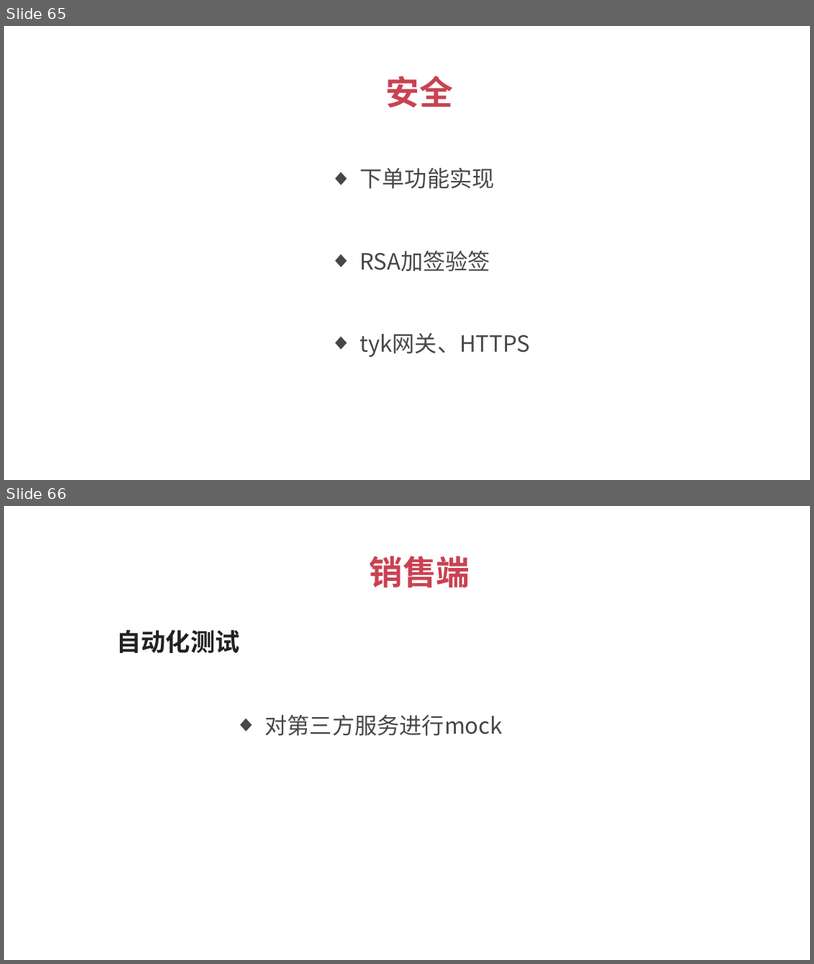
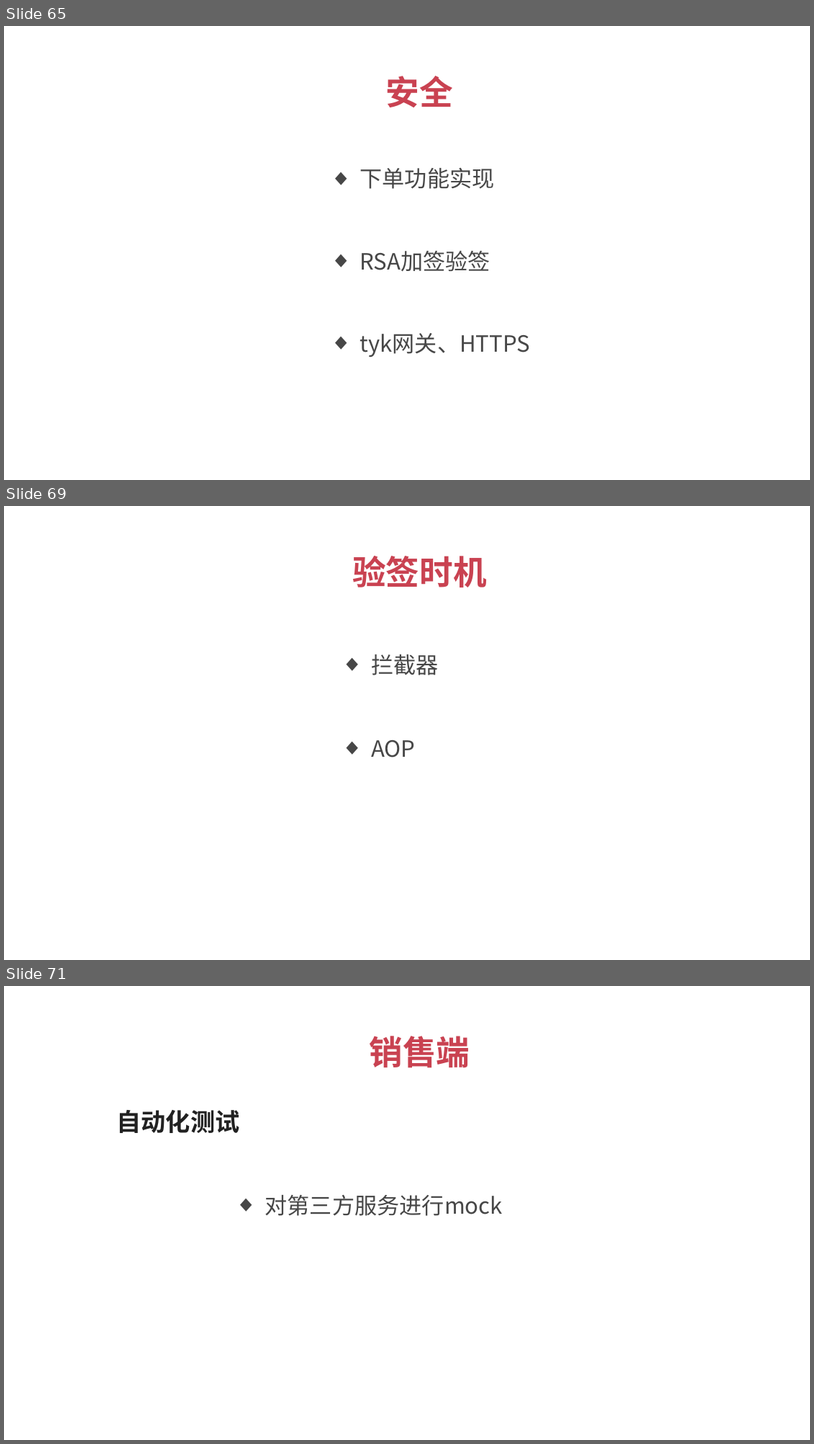
Before and after one commit to 1329555958/financial, a slide deck: 理财平台.pptx. Shown one above the other, each under a label of ours: slides 65 and 66 before the commit, slides 65, 69 and 71 after it; the slides between them are not shown. The pictures are 814x964 and 814x1444 pixels, drawn with LibreOffice and Linux fonts; fonts in the diff are those of the drawing. Boxes give left, top, right and bottom in pixels: in the first picture for what was removed or moved away, otherwise in the second. Text is boxed around its words. In the diff, an @@ line names an element or a change of style, - is before the commit and + after.

```diff
--- a/理财平台.pptx
+++ b/理财平台.pptx
@@ slide 69 added at box(4, 506, 810, 960), background #FFFFFF @@
@@ text added at box(352, 556, 487, 587), 30 pt, text #C94251, bold @@
+验签时机
@@ text added at box(371, 654, 438, 675), 20 pt, text #474747 @@
+  ◆ 拦截器
@@ text added at box(371, 740, 415, 757), 20 pt, text #474747 @@
+  ◆ AOP
@@ what was slide 66 is now slide 71 @@
```
Also in this commit, not shown: 4 other slides added, 9 other files.
